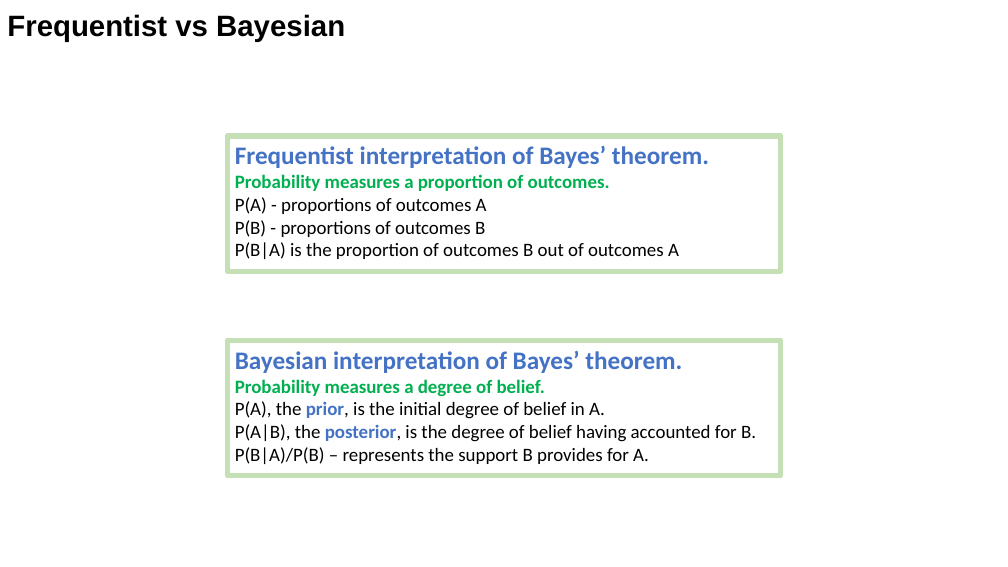
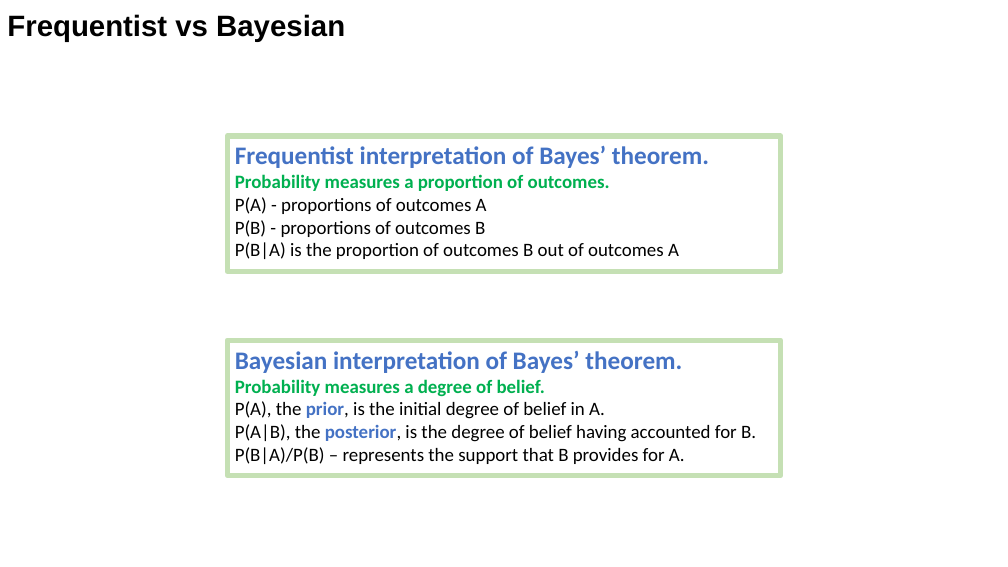
Before and after one commit to lselector/statistics, a slide deck: slide 10 of statistics_01_probability.pptx (slide 9 before the commit). Drawn at 1008x567 pixels with LibreOffice and Linux fonts; fonts in the diff are those of the drawing. Boxes give left, top, right and bottom in pixels: in the first picture for what was removed or moved away, otherwise in the second. Text is boxed around its words. In the diff, an @@ line names an element or a change of style, - is before the commit and + after.

```diff
--- a/statistics_01_probability.pptx
+++ b/statistics_01_probability.pptx
@@ text in rectangle at (235, 424, 756, 464): text changed @@
-P(A|B), the posterior, is the degree of belief having accounted for B.
-P(B|A)/P(B) – represents the support B provides for A.
+P(A|B), the posterior, is the degree of belief having accounted for B.
+P(B|A)/P(B) – represents the support that B provides for A.
```
Also in this commit, not shown: 2 other slides changed, 1 slide added.
